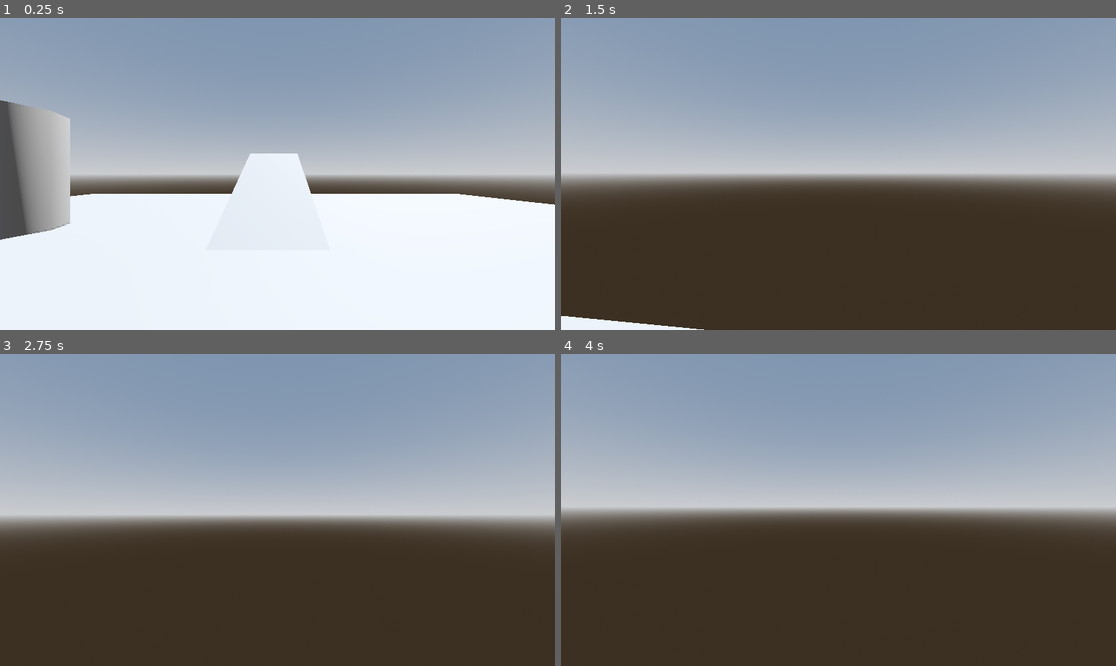
Above: before the commit, frames 1-4 (two rows, left to right).
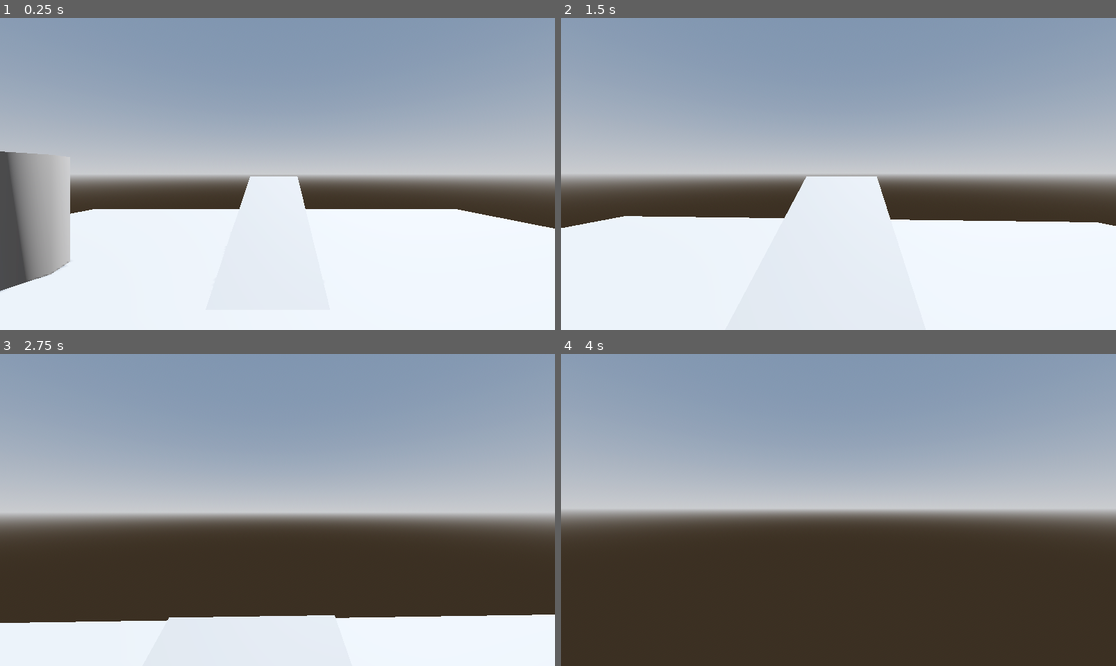
Above: after the commit, the same moments.

Repository: OrchestraNotPlay/Pretense
Game: Godot game, scene res://src/sandbox/sandbox.tscn
The game is run twice, just before and just after one commit, with the same random seed, the same clock (stepped at 60 frames per second) and the same inputs.
Inputs (mouse positions are in pixels of both pictures, inside the frame that each line leads up to):
- Up to frame 1 (0.25 s): no input
- Up to frame 2 (1.5 s): tap Enter at 0.5 s; move the mouse to (866, 174) at 0.52 s; hold W (forward) from 0.53 s (still down); move the mouse to (810, 174) at 1.27 s
- Up to frame 3 (2.75 s): keep holding W (forward); move the mouse to (288, 503) at 2.02 s
- Up to frame 4 (4 s): keep holding W (forward); move the mouse to (832, 516) at 2.77 s; move the mouse to (877, 513) at 3.52 s

The runs differ from the first frame. In frame 1, 8.5% of the frame differs, in the area x 0-100%, y 26-88%; in frame 2, 37%, in the area x 0-100%, y 50-100%; in frame 3, 17%; in frame 4, 0.2%.

Commit message:
creating interactable abstract class

Diff:
--- a/project.godot
+++ b/project.godot
@@ -37,6 +37,11 @@
 "events": [Object(InputEventKey,"resource_local_to_scene":false,"resource_name":"","device":-1,"window_id":0,"alt_press …(192 unchanged characters)…
 ]
 }
+interact={
+"deadzone": 0.2,
+"events": [Object(InputEventKey,"resource_local_to_scene":false,"resource_name":"","device":-1,"window_id":0,"alt_pressed":false,"shift_pressed":false,"ctrl_pressed":false,"meta_pressed":false,"pressed":false,"keycode":0,"physical_keycode":69,"key_label":0,"unicode":101,"location":0,"echo":false,"script":null)
+]
+}
 
 [physics]
 
--- a/src/player/player.gd
+++ b/src/player/player.gd
@@ -5,6 +5,7 @@
 
 @onready var neck := $neck
 @onready var camera := $neck/Camera3D
+@onready var ray := $neck/Camera3D/RayCast3D
 
 func _ready():
 	Input.mouse_mode = Input.MOUSE_MODE_CAPTURED
--- a/src/player/player.tscn
+++ b/src/player/player.tscn
@@ -10,6 +10,8 @@
 
 [node name="CharacterBody3D" type="CharacterBody3D" unique_id=160008551]
 script = ExtResource("1_4anbu")
+speed = 1.5
+mouse_sensivity = 0.001
 
 [node name="CollisionShape3D" type="CollisionShape3D" parent="." unique_id=679827705]
 shape = SubResource("CapsuleShape3D_qnmj6")
@@ -21,3 +23,11 @@
 [node name="neck" type="Node3D" parent="." unique_id=630394]
 
 [node name="Camera3D" type="Camera3D" parent="neck" unique_id=2094135443]
+transform = Transform3D(1, 0, 0, 0, 1, 0, 0, 0, 1, 0, 0.47802752, 0)
+
+[node name="RayCast3D" type="RayCast3D" parent="neck/Camera3D" unique_id=1178742445]
+transform = Transform3D(1, 0, 0, 0, -4.371139e-08, -1, 0, 1, -4.371139e-08, 0, 5.028426e-08, -0.26773506)
+collision_mask = 2
+
+[node name="hand" type="Node3D" parent="neck/Camera3D" unique_id=564959217]
+transform = Transform3D(1, 0, 0, 0, 1, 0, 0, 0, 1, -0.40360767, -0.1910769, -0.5133432)
--- /dev/null
+++ b/src/sandbox/item.gd
@@ -0,0 +1,4 @@
+extends interactable
+
+func interact():
+	pass
--- a/src/sandbox/sandbox.tscn
+++ b/src/sandbox/sandbox.tscn
@@ -1,6 +1,7 @@
 [gd_scene format=3 uid="uid://2jrri2p51i40"]
 
 [ext_resource type="PackedScene" uid="uid://cc08j7wjdi5as" path="res://src/player/player.tscn" id="1_03ler"]
+[ext_resource type="Script" uid="uid://tmjrsb3662k6" path="res://src/sandbox/item.gd" id="2_piqo3"]
 
 [sub_resource type="ProceduralSkyMaterial" id="ProceduralSkyMaterial_03ler"]
 sky_horizon_color = Color(0.66224277, 0.6717428, 0.6867428, 1)
@@ -47,10 +48,18 @@
 radius = 0.56884766
 height = 0.50395507
 
-[node name="CharacterBody3D" parent="." unique_id=160008551 instance=ExtResource("1_03ler")]
+[node name="Player" parent="." unique_id=160008551 instance=ExtResource("1_03ler")]
 transform = Transform3D(1, 0, 0, 0, 1, 0, 0, 0, 1, 0.077650785, 0.66181636, 0.101753235)
 
 [node name="CSGBox3D2" type="CSGBox3D" parent="." unique_id=619997833]
 transform = Transform3D(1, 0, 0, 0, 0.9315771, -0.3635439, 0, 0.3635439, 0.9315771, 0, 0.102644205, -3.0366004)
 use_collision = true
 size = Vector3(1, 1, 2.8945313)
+
+[node name="item" type="CSGSphere3D" parent="." unique_id=1540686932]
+transform = Transform3D(1, 0, 0, 0, 1, 0, 0, 0, 1, -2.7980418, 0.79690874, 1.2692353)
+use_collision = true
+collision_layer = 3
+collision_mask = 0
+radius = 0.08529379
+script = ExtResource("2_piqo3")
--- /dev/null
+++ b/src/scripts/interactable.gd
@@ -0,0 +1,5 @@
+extends Node
+class_name interactable
+
+func interact():
+	pass
